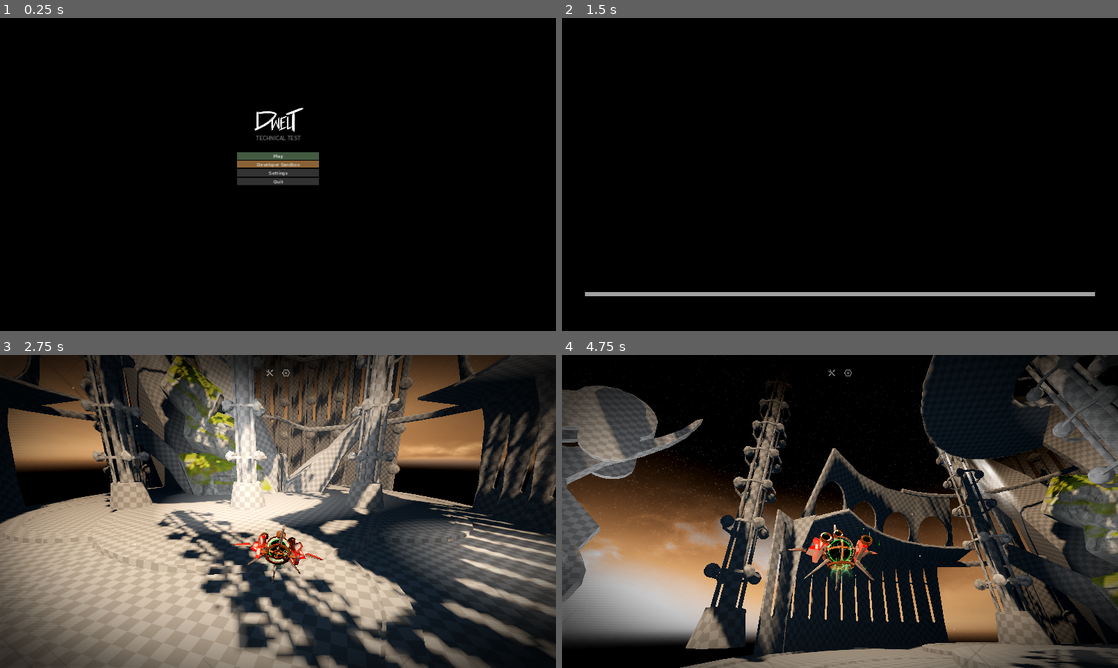
Above: before the commit, frames 1-4 (two rows, left to right).
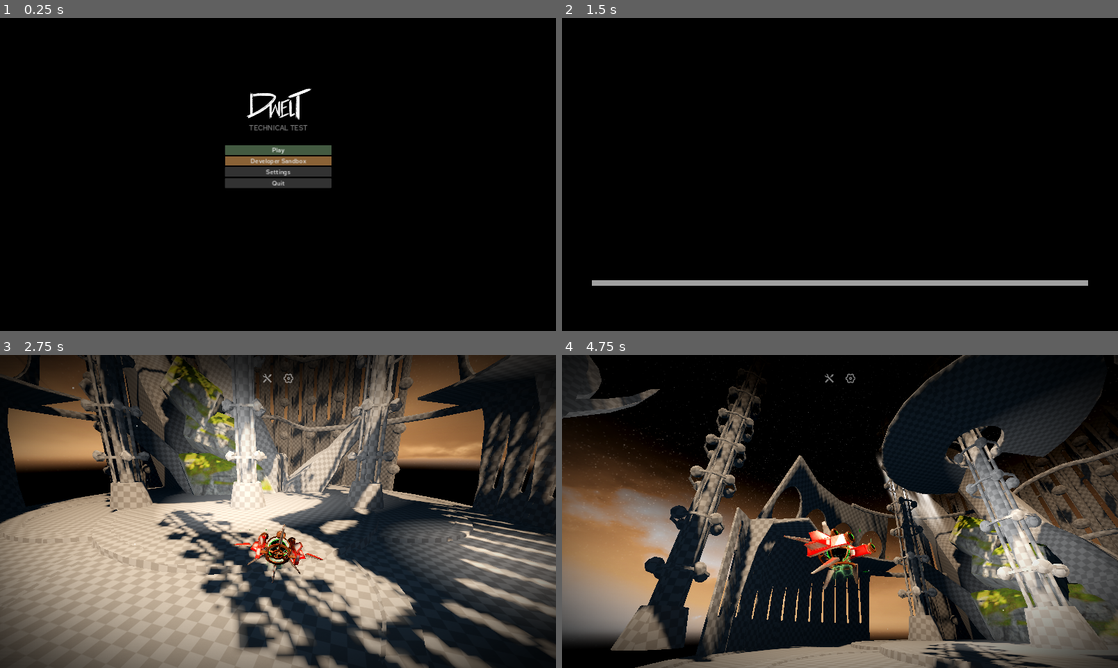
Above: after the commit, the same moments.

Repository: slyllama/dwelt-learn
Game: Godot game, scene res://lib/loading/loading.tscn
Two runs of this game, one before a commit and one after it. Both use one fixed random seed, a clock stepped at 60 frames per second and the inputs below.
Inputs (mouse positions are in pixels of both pictures, inside the frame that each line leads up to; where the layout moved, square brackets give the same spot in the first picture):
- Up to frame 1 (0.25 s): no input
- Up to frame 2 (1.5 s): click "Play" at 0.5 s; click (828, 39) [834, 36] at 1.25 s
- Up to frame 3 (2.75 s): tap Enter at 2 s; move the mouse to (400, 495) at 2.02 s; press the mouse at (400, 495) at 2.03 s; hold D (strafe_right) from 2.03 s (still down)
- Up to frame 4 (4.75 s): release D (strafe_right) at 2.75 s; release the mouse at (962, 495) at 2.75 s; drag from (728, 527) to (812, 574) at 2.77 s; move the mouse to (895, 442) at 3.52 s; hold D (strafe_right) 3.53-4.25 s; hold Right mouse button (right_click) 3.53-4.25 s; drag from (812, 574) to (673, 464) at 4.27 s

The runs differ from the first frame. In frame 1, 2.3% of the frame differs, in the area x 40-60%, y 22-55%; in frame 2, 2.8%; in frame 3, 0.6%; in frame 4, 60%, in the area x 0-100%, y 0-100%.

Commit message:
Setup for larger UI scale

Diff:
--- a/lib/loading/loading.tscn
+++ b/lib/loading/loading.tscn
@@ -88,17 +88,17 @@
 fit_content = true
 
 [node name="GlowIcon" type="TextureRect" parent="."]
-anchors_preset = 8
+anchors_preset = 7
 anchor_left = 0.5
-anchor_top = 0.5
+anchor_top = 1.0
 anchor_right = 0.5
-anchor_bottom = 0.5
+anchor_bottom = 1.0
 offset_left = -103.0
-offset_top = 230.0
+offset_top = -298.0
 offset_right = 103.0
-offset_bottom = 384.0
+offset_bottom = -144.0
 grow_horizontal = 2
-grow_vertical = 2
+grow_vertical = 0
 texture = ExtResource("4_o48hx")
 
 [node name="Anim" type="AnimationPlayer" parent="GlowIcon"]
--- a/lib/player/anime_wobble.gdshader
+++ b/lib/player/anime_wobble.gdshader
@@ -4,7 +4,7 @@
 uniform float modulate_a = 0.2;
 
 void fragment() {
-	vec2 wobble = texture(noise, UV + TIME * 0.1).rg * 0.2;
-	COLOR = texture(TEXTURE, (UV + wobble * 0.1) * 0.95);
+	vec2 wobble = texture(noise, SCREEN_UV + TIME * 0.1).rg * 0.2;
+	COLOR = texture(TEXTURE, (SCREEN_UV + wobble * 0.1) * 0.95);
 	COLOR.a = COLOR.a * modulate_a;
 }
--- a/lib/shader_cache_gen/shader_cache_gen.gd
+++ b/lib/shader_cache_gen/shader_cache_gen.gd
@@ -15,7 +15,8 @@
 	"res://generic/shaders/fresnel.gdshader", # fresnel
 	"res://lib/ui/dialogue/dialogue.gdshader", # dialogue (static)
 	"res://lib/ui/dialogue/radial_distort.gdshader", # radial distortion
-	"res://lib/ui/hud/intro_vfx.gdshader" # intro VFX
+	"res://lib/ui/hud/intro_vfx.gdshader", # intro VFX
+	"res://lib/player/anime_wobble.gdshader" # anime motion
 ]
 
 var meshes = []
--- a/lib/ui/settings/settings.tscn
+++ b/lib/ui/settings/settings.tscn
@@ -53,9 +53,9 @@
 anchor_right = 0.5
 anchor_bottom = 0.5
 offset_left = -190.0
-offset_top = -435.0
+offset_top = -368.0
 offset_right = 190.0
-offset_bottom = 369.0
+offset_bottom = 368.0
 grow_horizontal = 2
 grow_vertical = 2
 color = Color(0, 0, 0, 1)
--- a/project.godot
+++ b/project.godot
@@ -36,6 +36,7 @@
 window/size/mode=2
 window/size/initial_position=Vector2i(50, 50)
 window/stretch/mode="canvas_items"
+window/stretch/scale=1.3
 mouse_cursor/custom_image="res://generic/tex/cursor.png"
 
 [filesystem]
